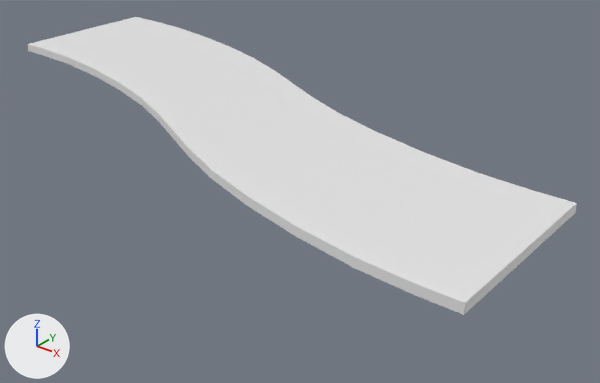
The FBX model Ludum dare/Assets/Graph/3D/Roads/SM_Road_Snake_Right.fbx: old version first, new version second.
One viewpoint serves both versions: a 50 mm camera at (10.8, -27.8, 16.2) aimed at (-16.2, 6.0, -4.7). Every picture has the same lights, and +X, +Y and +Z are marked at lower left.

Script lines for the objects in view, before the commit:
```python
me_cube_020 = bpy.data.meshes.new('Cube.020')
me_cube_020.from_pydata(...)  # 64 vertices, 58 faces; spans x -40.0..0.0, y -5.0..15.0, z -0.5..0.0
ob_sm_road_snake_right = bpy.data.objects.new('SM_Road_Snake_Right', me_cube_020)
ob_sm_road_snake_right.location = (0.0, 0.0, 0.0)
```
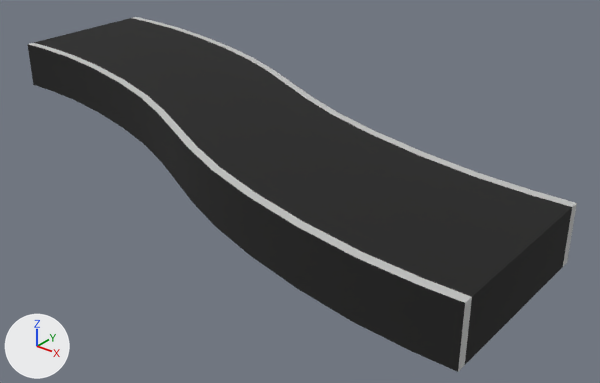
Commit message: Update roads

Where the change shows, as pixel boxes [x1, y1, x2, y2] in the pictures (600 x 383 px):
'SM_Road_Snake_Right', reshaped (19% taller): before [28, 17, 577, 315]; after [28, 17, 577, 372]
part 1 of me_cube_020, built on: before [29, 17, 577, 314]; after [29, 17, 577, 371]
part 2 of me_cube_020, recoloured (grey to black): before [28, 44, 465, 315]; after [28, 44, 465, 372]

The edits, one by one:
Picture 'Texture.png' (img_texture_png) is new.
Material 'MT_TurboPanda' (mat_mt_turbopanda) is new.
Its texture is img_texture_png.
Its roughness is 1.0.
me_cube_020 is used by ob_sm_road_snake_right; location (0.0, 0.0, 0.0).
me_cube_020 had 64 vertices, 58 faces and spanned x -40.0..0.0, y -5.0..15.0, z -0.5..0.0.
me_cube_020 now has 150 vertices, 148 faces and spans x -40.0..0.0, y -5.0..15.0, z -3.0..0.0.
Part 1, on me_cube_020:
6 vertices are removed from x -20.0, y 0.0..10.0, z -0.5..0.0.
34 faces are deleted.
28 vertices in x -40.0..0.0, y -5.0..15.0, z -0.5 move by (0.0, 0.0, -2.5).
29 new vertices lie (0.0, -0.5, 0.0) away from vertices in x -40.0..0.0, y 5.0..15.0, z -0.5..0.0.
29 new vertices lie (0.0, -4.5, 0.0) away from vertices in x -40.0..0.0, y 4.5..14.5, z -3.0..0.0.
29 new vertices lie (0.0, 0.5, 0.0) away from vertices in x -40.0..0.0, y -5.0..5.0, z -0.5..0.0.
5 new vertices lie (-2.5, 1.2, 0.0) away from vertices in x -17.5, y -1.2..8.8, z -3.0..-0.5.
124 new faces join them.
me_cube_020 part 2: 24 faces spanning x -40.0..0.0, y -5.0..15.0, z -3.0..0.0 switch from no material to mat_mt_turbopanda (picture img_texture_png).
